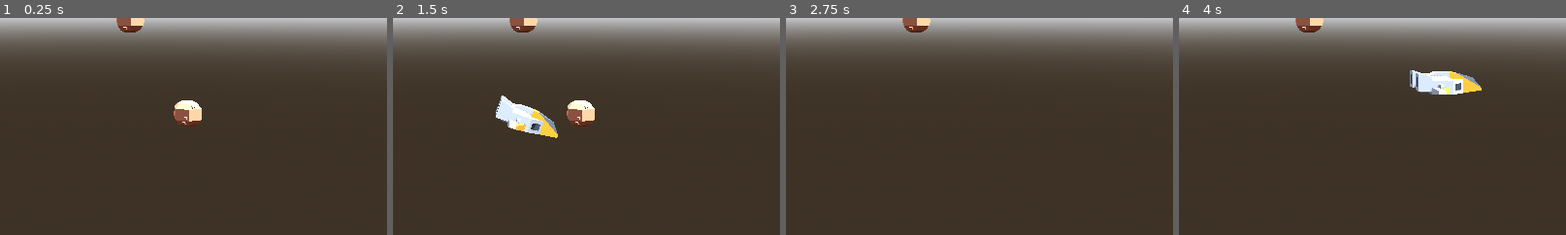
Above: before the commit, frames 1-4 (left to right).
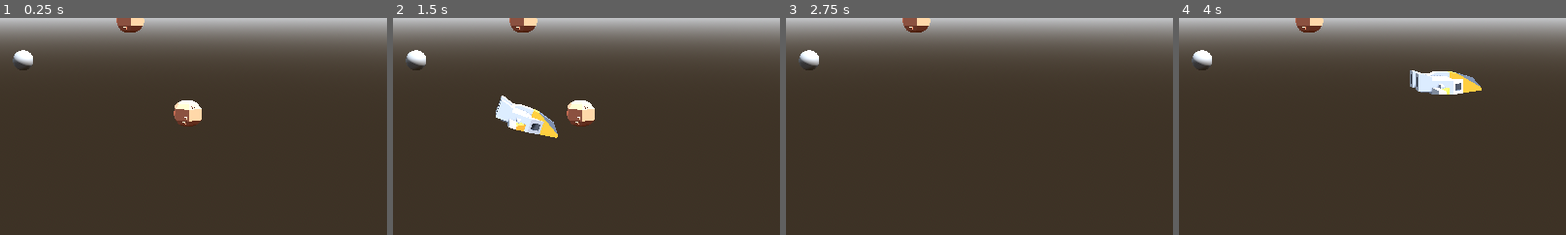
Above: after the commit, the same moments.

Repository: thomz2/smd-space-shooter
Game: Godot game, scene res://scenes/map/test_map.tscn
The game is run twice, just before and just after one commit, with the same random seed, the same clock (stepped at 60 frames per second) and the same inputs.
Inputs:
- Up to frame 1 (0.25 s): no input
- Up to frame 2 (1.5 s): tap Enter (ui_accept) at 0.5, 0.77 s; hold Right (ui_right) 0.53-1.28 s; hold Down (ui_down) from 1.28 s (still down)
- Up to frame 3 (2.75 s): tap Enter (ui_accept) at 1.52 s; release Down (ui_down) at 2.03 s; hold Right (ui_right) from 2.03 s (still down)
- Up to frame 4 (4 s): release Right (ui_right) at 2.78 s; hold Up (ui_up) 2.78-3.53 s; tap Enter (ui_accept) at 3.02, 3.77 s; hold Left (ui_left) from 3.53 s (still down)
The pictures show only the part of the screen within x 35-85%, y 50-100%; the shares and areas given below are measured in that part.

The runs differ from the first frame. In frame 1, 0.3% of the frame differs, in the area x 3-9%, y 14-25%; in frame 2, 0.3%; in frame 3, 0.3%; in frame 4, 0.3%.

Commit message:
fixed bullet crash bug

Diff:
--- /dev/null
+++ b/scenes/enemies/generic_bullet.tscn
@@ -0,0 +1,30 @@
+[gd_scene load_steps=5 format=3 uid="uid://cga4v1pg77y3o"]
+
+[ext_resource type="Script" path="res://scripts/combat/bullet_3d.gd" id="1_35xqs"]
+[ext_resource type="Script" path="res://scripts/combat/hitbox_3d.gd" id="2_ycdo7"]
+
+[sub_resource type="SphereMesh" id="SphereMesh_n285d"]
+radius = 0.3
+height = 0.6
+
+[sub_resource type="SphereShape3D" id="SphereShape3D_167f6"]
+radius = 0.3
+
+[node name="GenericBullet" type="CharacterBody3D"]
+collision_layer = 0
+collision_mask = 0
+script = ExtResource("1_35xqs")
+initial_speed = 0.0
+
+[node name="MeshInstance3D" type="MeshInstance3D" parent="."]
+mesh = SubResource("SphereMesh_n285d")
+
+[node name="Hitbox3D" type="Area3D" parent="."]
+collision_layer = 0
+collision_mask = 2
+monitorable = false
+script = ExtResource("2_ycdo7")
+target_type = 2
+
+[node name="CollisionShape3D" type="CollisionShape3D" parent="Hitbox3D"]
+shape = SubResource("SphereShape3D_167f6")
--- a/scenes/map/test_map.tscn
+++ b/scenes/map/test_map.tscn
@@ -1,8 +1,9 @@
-[gd_scene load_steps=7 format=3 uid="uid://b7s3q5f5vttjw"]
+[gd_scene load_steps=8 format=3 uid="uid://b7s3q5f5vttjw"]
 
 [ext_resource type="PackedScene" uid="uid://cvya6ox4fom6q" path="res://scenes/player/player.tscn" id="1_a8d83"]
 [ext_resource type="PackedScene" uid="uid://030jn1smum0a" path="res://scenes/enemies/asteroid.tscn" id="2_meryx"]
 [ext_resource type="PackedScene" uid="uid://bkudow7s0253u" path="res://scenes/enemies/enemy_ship.tscn" id="3_3o3x5"]
+[ext_resource type="PackedScene" uid="uid://cga4v1pg77y3o" path="res://scenes/enemies/generic_bullet.tscn" id="4_b26ht"]
 
 [sub_resource type="ProceduralSkyMaterial" id="ProceduralSkyMaterial_knqax"]
 sky_horizon_color = Color(0.64625, 0.65575, 0.67075, 1)
@@ -46,3 +47,6 @@
 
 [node name="EnemyShip" parent="." instance=ExtResource("3_3o3x5")]
 transform = Transform3D(-1, 0, -8.74228e-08, 0, 1, 0, 8.74228e-08, 0, -1, -0.0413089, 4.46917, -12.8832)
+
+[node name="GenericBullet" parent="." instance=ExtResource("4_b26ht")]
+transform = Transform3D(1, 0, 0, 0, 1, 0, 0, 0, 1, 0, 0, -1.47924)
--- a/scripts/combat/bullet_3d.gd
+++ b/scripts/combat/bullet_3d.gd
@@ -44,6 +44,8 @@
 
 
 func _physics_process(delta: float) -> void:
+	if Engine.is_editor_hint(): return #don't run deletion code on the editor please
+
 	velocity = get_global_forwards() * speed
 	move_and_slide()
 
